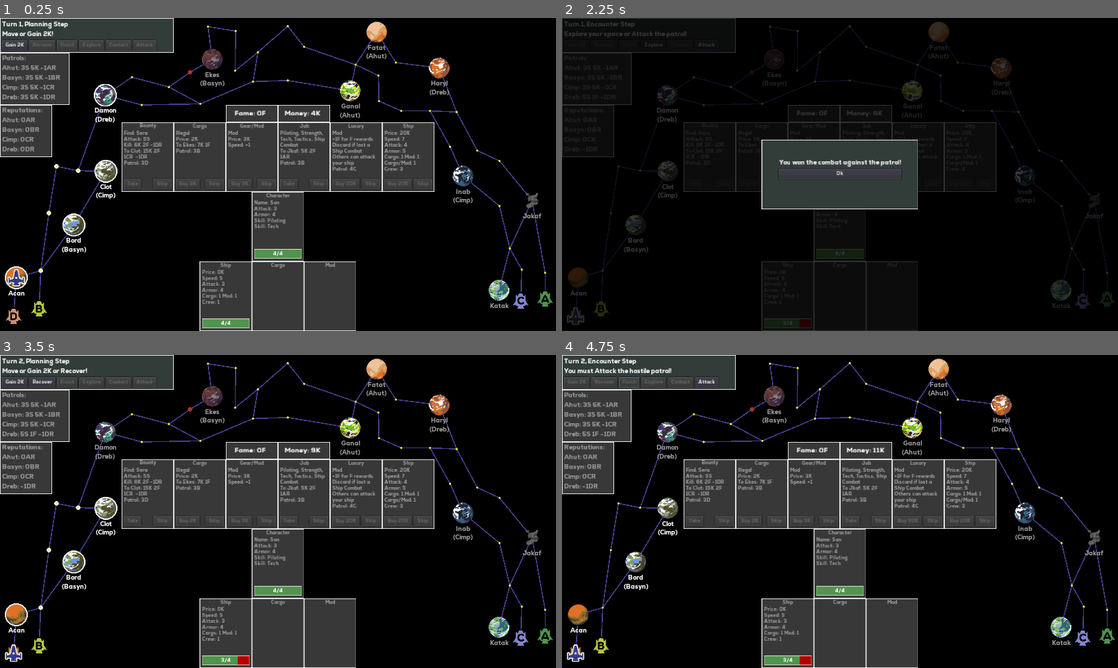
Above: before the commit, frames 1-4 (two rows, left to right).
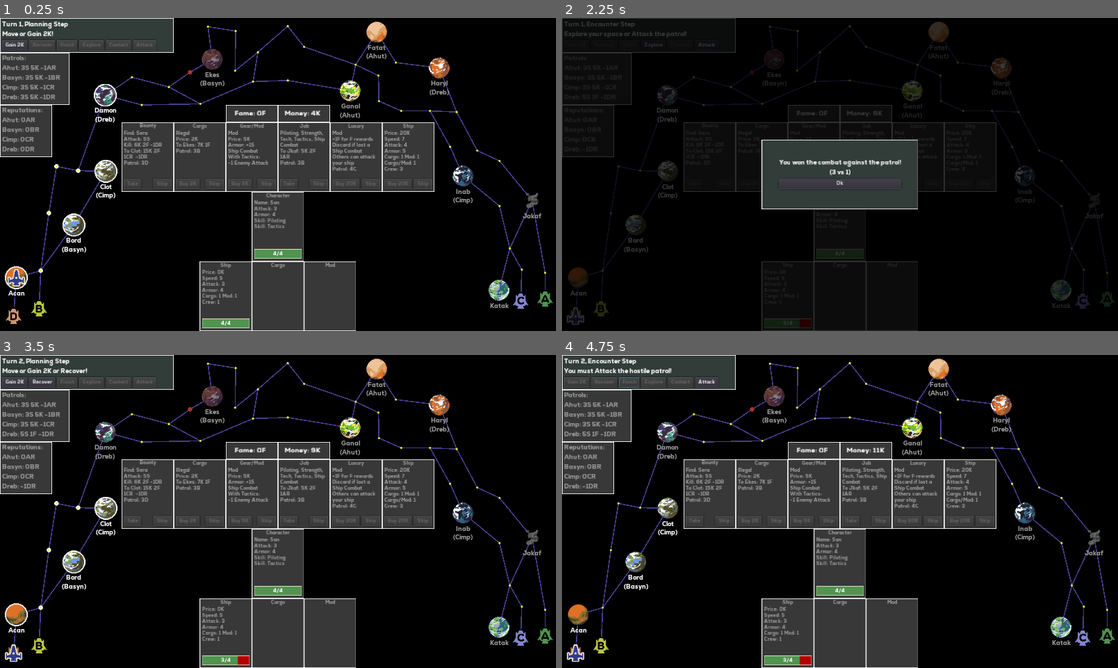
Above: after the commit, the same moments.

Repository: kosinaz/20-parsecs
Game: Godot game, scene res://scenes/ingame.tscn
The game is run twice, just before and just after one commit, with the same random seed, the same clock (stepped at 60 frames per second) and the same inputs.
Inputs (mouse positions are in pixels of both pictures, inside the frame that each line leads up to):
- Up to frame 1 (0.25 s): no input
- Up to frame 2 (2.25 s): click (573, 315) at 0.52 s; click "Finish" at 1.25 s; click "Attack" at 2 s
- Up to frame 3 (3.5 s): click "Ok" at 2.75 s
- Up to frame 4 (4.75 s): click "Gain 2K" at 3.5 s; click "Finish" at 4.25 s

The runs differ from the first frame. In frame 1, 0.2% of the frame differs, in the area x 41-52%, y 38-68%; in frame 2, 0.2%; in frame 3, 0.2%; in frame 4, 0.2%.

Commit message:
add autoblaster

Diff:
--- a/20 Parsecs/scenes/characters.gd
+++ b/20 Parsecs/scenes/characters.gd
@@ -7,6 +7,7 @@
 		"attack": 3,
 		"armor": 4,
 		'skill1': "Piloting",
-		'skill2': "Tech",
+#		'skill2': "Tech",
+		'skill2': "Tactics",
 	},
 ]
--- a/20 Parsecs/scenes/gearmods.gd
+++ b/20 Parsecs/scenes/gearmods.gd
@@ -6,7 +6,7 @@
 		"type": "Mod",
 		"buy": 2,
 		"name": "targeting computer",
-		"description": "Reroll blanks in Ship Combat",
+		"description": "Ship Combat:\n1 reroll per Blank",
 		"patrol": "D",
 		"move": 3,
 	},
@@ -34,14 +34,22 @@
 		"type": "Mod",
 		"buy": 5,
 		"name": "maneuvering thrusters",
-		"description": "Armor: +1S\nEnemy Attack: -1S if you have Tactics.",
+		"description": "Armor: +1S\nShip Combat\nWith Tactics:\n-1 Enemy Attack",
 	},
 	{
 		"type": "Mod",
 		"buy": 5,
 		"name": "ion cannon",
-		"description": "-1 Ship Damage or -2 Ship Damage if you have Tactics.",
+		"description": "Ship Combat:\n-1 Enemy Hit\nWith Tactics:\n-1 Enemy Crit",
 		"patrol": "A",
 		"move": 3,
 	},
+	{
+		"type": "Mod",
+		"buy": 7,
+		"name": "autoblaster",
+		"description": "Ship Combat:\n2 Focus to Hit\nWith Tactics:\n1 Focus to Crit",
+		"patrol": "B",
+		"move": 3,
+	},
 ]
--- a/20 Parsecs/scenes/ingame.gd
+++ b/20 Parsecs/scenes/ingame.gd
@@ -440,6 +440,8 @@
 	if $"%ShipMod".get_name() == "maneuvering thrusters" and is_skilled("Tactics"):
 		attack2 -= 1
 	var result1 = 0
+	var autoblastered = 0
+	var critautoblastered = false
 	for _i in range(attack1):
 		var result = roll()
 		if result == "hit":
@@ -452,6 +454,14 @@
 				result1 += 1
 			if result == "crit":
 				result1 += 2
+		if result == "focus" and $"%ShipMod".get_name() == "autoblaster":
+			if is_skilled("Tactics"):
+				if not critautoblastered:
+					critautoblastered = true
+					result1 += 2
+			elif autoblastered < 2:
+				autoblastered += 1
+				result1 += 1
 	var result2 = 0
 	var has_hit = false
 	var has_crit = false
@@ -469,7 +479,7 @@
 		elif has_hit:
 			result2 -= 1
 	return {
-		"attacker_won": result2 < result1,
+		"attacker_won": result2 <= result1,
 		"attacker_damage": result2,
 		"defender_damage": result1,
 	}
@@ -603,19 +613,21 @@
 
 func attack_patrol():
 	if attacking_patrol.data.has("invulnerable"):
-		$"%AlertSummary".text = "You failed the combat against the patrol!"
+		$"%Alert".show()
+		$"%AlertSummary".text = "You failed the combat against\nthe undefeatable patrol!"
 		var spaces = astar.get_point_connections($"%Player".current_space.id)
 		move_to(attacking_patrol, get_node("Spaces/Space" + str(spaces[randi() % spaces.size()])))
 		attacking_patrol = null
+		$"%Ship".damage(10)
 	else:
 		var combat = combat(get_ship_attack(), attacking_patrol.data.attack)
 		$"%Ship".damage(combat.attacker_damage)
 		$"%Alert".show()
 		if combat.attacker_won:
 			if $"%Ship".defeated:
-				$"%AlertSummary".text = "You won the combat against the patrol,\nbut suffered too much damage.\nYou are defeated!"
+				$"%AlertSummary".text = "You won the combat against the patrol!\n(" + str(combat.defender_damage) + " vs " + str(combat.attacker_damage) + ")\nYou suffered too much damage.\nYou are defeated!"
 			else:
-				$"%AlertSummary".text = "You won the combat against the patrol!"
+				$"%AlertSummary".text = "You won the combat against the patrol!\n(" + str(combat.defender_damage) + " vs " + str(combat.attacker_damage) + ")"
 			if attacking_patrol.data.has("money"):
 				$"%Player".increase_money(attacking_patrol.data.money)
 			if attacking_patrol.data.has("fame"):
@@ -624,7 +636,7 @@
 			upgrade_patrol(attacking_patrol)
 			attacking_patrol = null
 		else:
-			$"%AlertSummary".text = "You failed the combat against the patrol!"
+			$"%AlertSummary".text = "You failed the combat against the patrol!\n(" + str(combat.defender_damage) + " vs " + str(combat.attacker_damage) + ")"
 			var spaces = astar.get_point_connections($"%Player".current_space.id)
 			move_to(attacking_patrol, get_node("Spaces/Space" + str(spaces[randi() % spaces.size()])))
 			attacking_patrol = null
